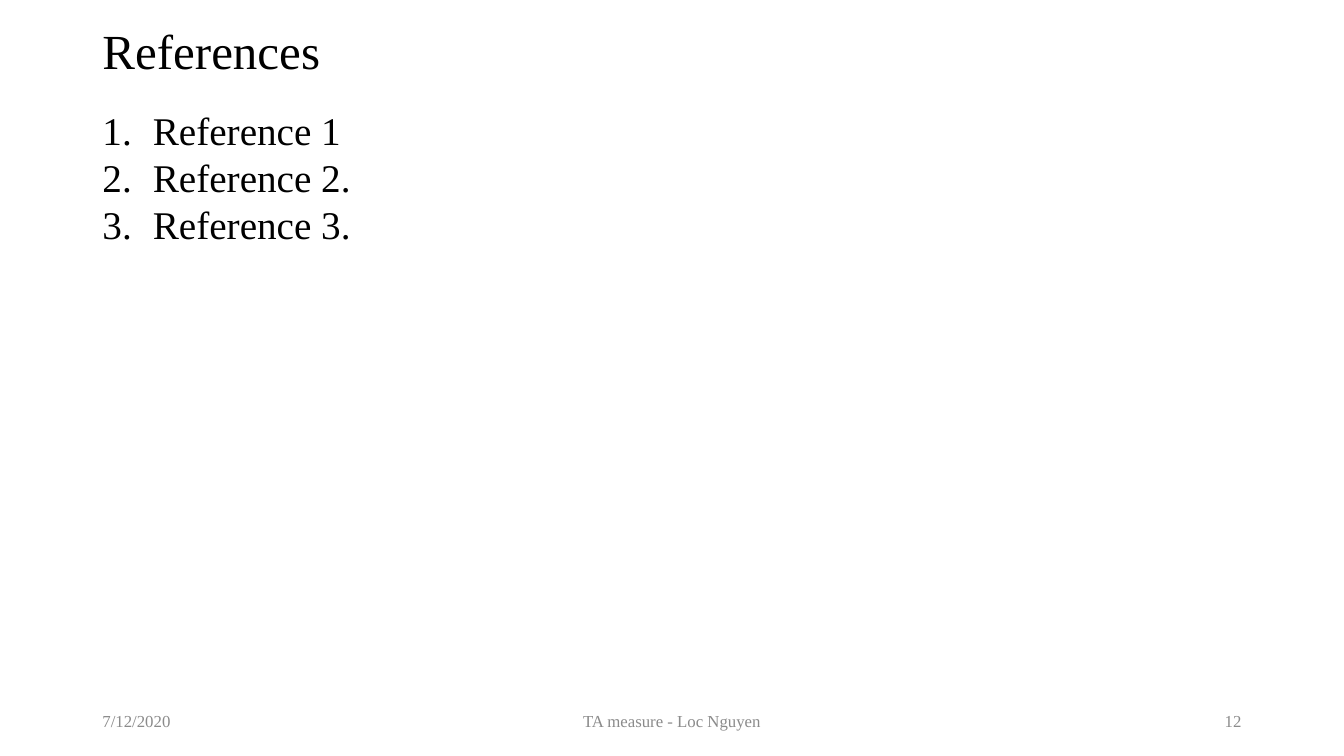
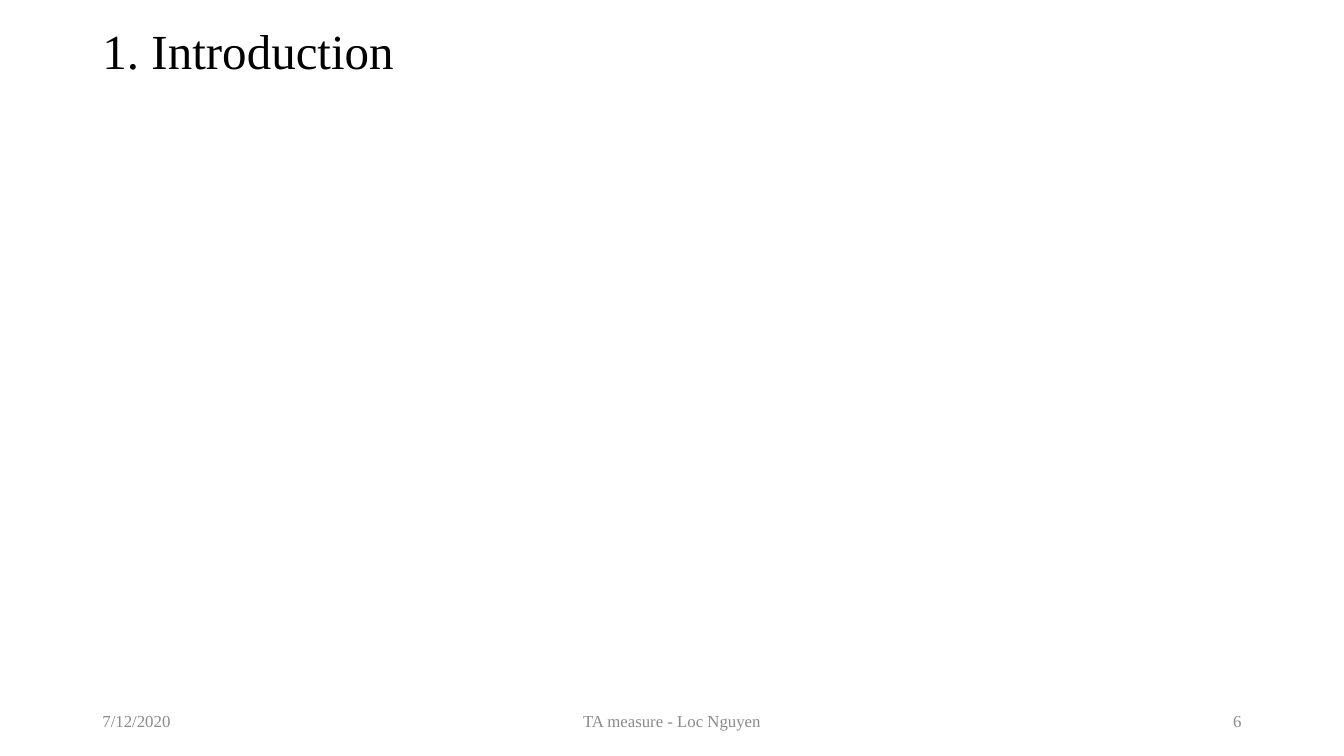
Before and after one commit to locnguyenacademic/sim, a slide deck: slide 6 of 2_design/ta/TA.pptx (slide 12 before the commit). Drawn at 1344x756 pixels with LibreOffice and Linux fonts; fonts in the diff are those of the drawing; grey boxes stand for pictures. Boxes give left, top, right and bottom in pixels: in the first picture for what was removed or moved away, otherwise in the second. Text is boxed around its words. In the diff, an @@ line names an element or a change of style, - is before the commit and + after.

```diff
--- a/2_design/ta/TA.pptx
+++ b/2_design/ta/TA.pptx
@@ title at bbox=[102, 35, 393, 70]: text changed @@
-References
+1. Introduction
@@ text removed at bbox=[153, 117, 350, 240] @@
-1. Reference 1
-2. Reference 2.
-3. Reference 3.
@@ page number at bbox=[1233, 716, 1241, 727]: text changed @@
-12
+6
```
Also in this commit, not shown: 5 other slides changed, 11 slides added, 5 other files.
